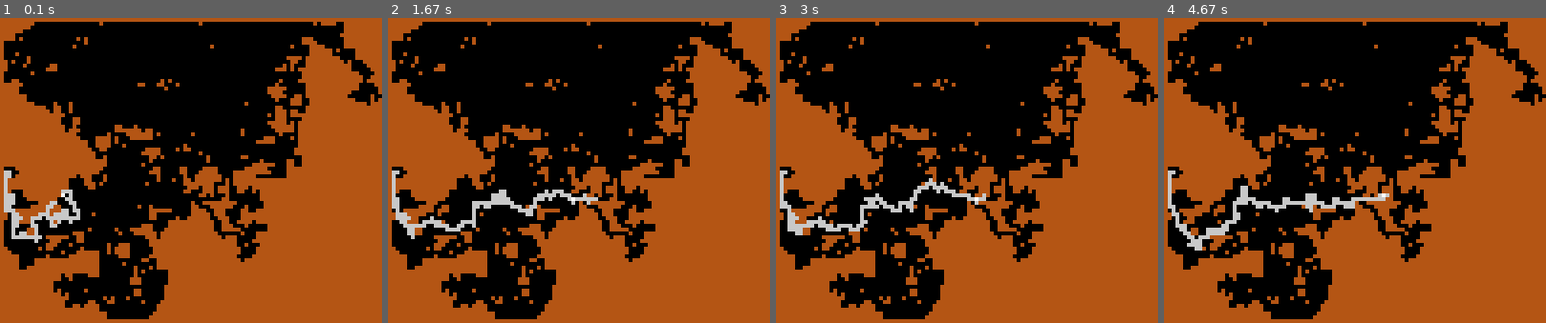
Above: before the commit, frames 1-4 (left to right).
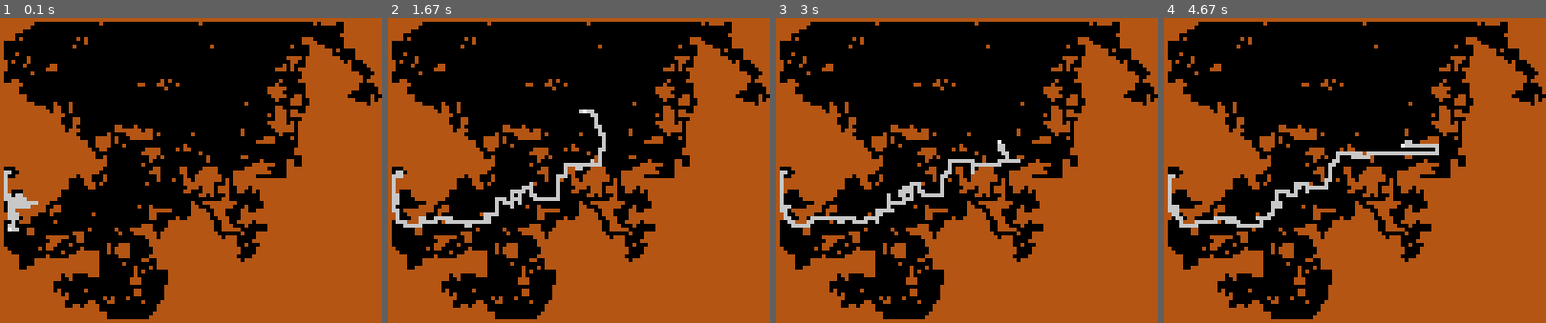
Above: after the commit, the same moments.

Repository: chrismerck/Optiness
Game: pygame game, started from driver.py
Same seed, same stepped clock (60 frames per second), same inputs: the game is played once before the commit and once after it. The source is Python 2; it was converted automatically to run under Python 3.
Inputs:
- Up to frame 1 (0.1 s): no input
- Up to frame 2 (1.67 s): tap Enter at 0.33 s
- Up to frame 3 (3 s): tap Space at 1.67 s
- Up to frame 4 (4.67 s): no input

The runs differ from the first frame. In frame 1, 1.1% of the frame differs, in the area x 1-21%, y 51-74%; in frame 2, 2.2%; in frame 3, 2.3%; in frame 4, 2.9%, in the area x 1-72%, y 40-77%.

Commit message:
added swap and delete mutations types

Diff:
--- a/pathfinders/dawkins.py
+++ b/pathfinders/dawkins.py
@@ -52,9 +52,38 @@
 		return self.bestx
 
 	def Mutate(self,strength):
-		for i in xrange(dnalen):
-			if random.random() < strength:
-				self.dna[i] = random.sample(basepairs,1)[0]
+		avg_point_mutations = 1
+		avg_swaps = 10
+		avg_deletions = 3
+
+		# perform point mutations
+		npoint = int(random.random()*strength*avg_point_mutations)
+		for n in xrange(npoint):
+			i = random.randint(0,dnalen-1)
+			self.dna[i] = random.sample(basepairs,1)[0]
+
+		# perform swap mutations
+		nswap = int(random.random()*strength*avg_swaps)
+		for n in xrange(nswap):
+			i = random.randint(0,dnalen-2)
+			j = i+1 # for now we just swap with next base
+			tmp = self.dna[i]
+			self.dna[i] = self.dna[j]
+			self.dna[j] = tmp
+
+		# perform "deletions" (actually MOVEs to end)
+		ndeletions = int(random.random()*strength*avg_deletions)
+		for n in xrange(ndeletions):
+			i = random.randint(0,dnalen-2)
+			j = dnalen-1
+
+			# delete ith base, shifting left
+			for k in xrange(i,j):
+				self.dna[i]=self.dna[i+1]
+
+			# add a random base at the end to maintain length
+			self.dna[j] = random.sample(basepairs,1)[0]
+
 
 class Population:
 	def __init__(self,size,maze):
@@ -88,4 +117,4 @@
 			self.pop[j] = copy.deepcopy(self.pop[i])
 
 		for i in self.pop:
-			i.Mutate(.01)
+			i.Mutate(1)
